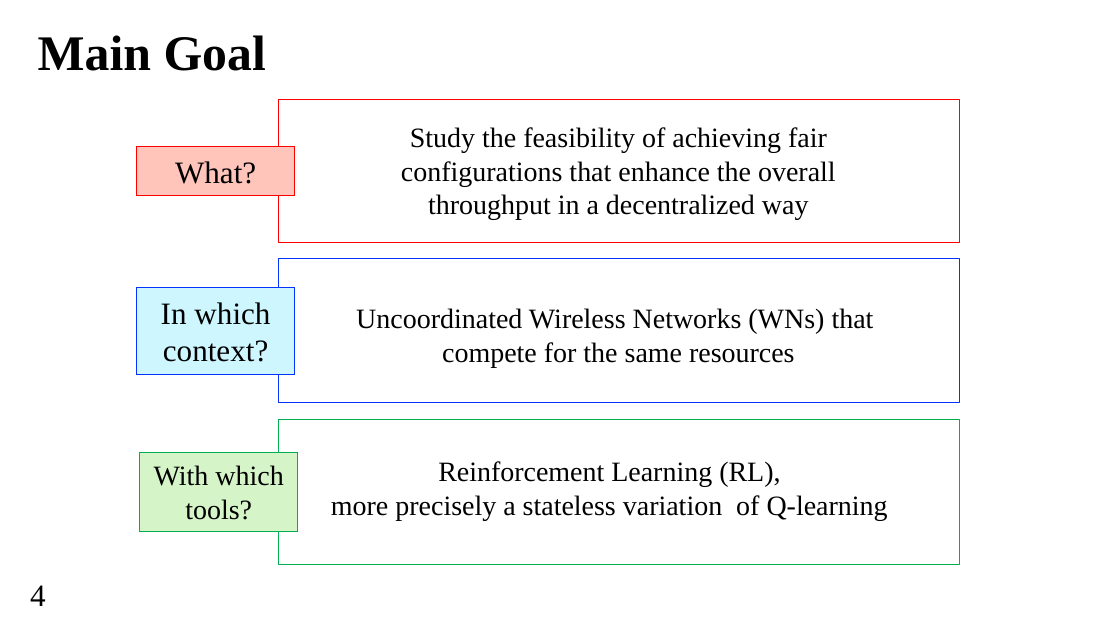
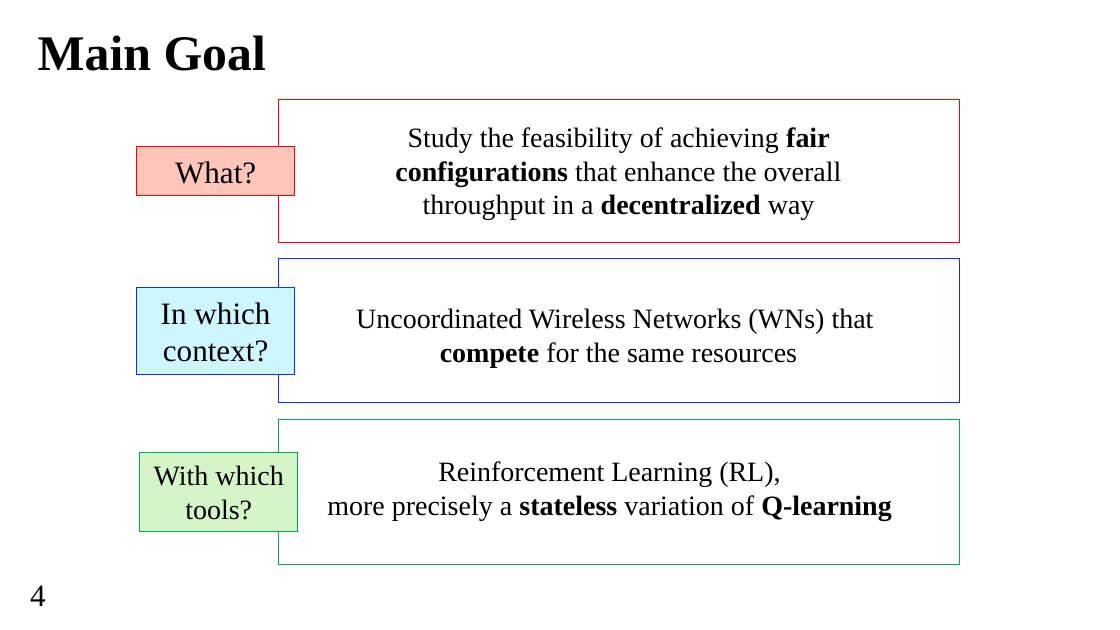
Before and after one commit to wn-upf/decentralized_qlearning_resource_allocation_in_wns, a slide deck: slide 4 of Presentation/francesc_wilhelmi_PIMRC_presentation.pptx. Drawn at 1120x630 pixels with LibreOffice and Linux fonts; fonts in the diff are those of the drawing; background and template pictures are left out. Boxes give left, top, right and bottom in pixels: in the first picture for what was removed or moved away, otherwise in the second. Text is boxed around its words. In the diff, an @@ line names an element or a change of style, - is before the commit and + after.

```diff
--- a/Presentation/francesc_wilhelmi_PIMRC_presentation.pptx
+++ b/Presentation/francesc_wilhelmi_PIMRC_presentation.pptx
@@ text "Study the feasibility of achieving ..." at [395, 127, 842, 220]: bold on in "fair configurations decentralized" @@
@@ text "Uncoordinated Wireless Networks (WNs) that ..." at [356, 308, 874, 367]: bold on in "compete" @@
@@ text at [327, 495, 892, 520]: bold on in "stateless Q-learning" @@
```
Also in this commit, not shown: 17 other slides changed.
